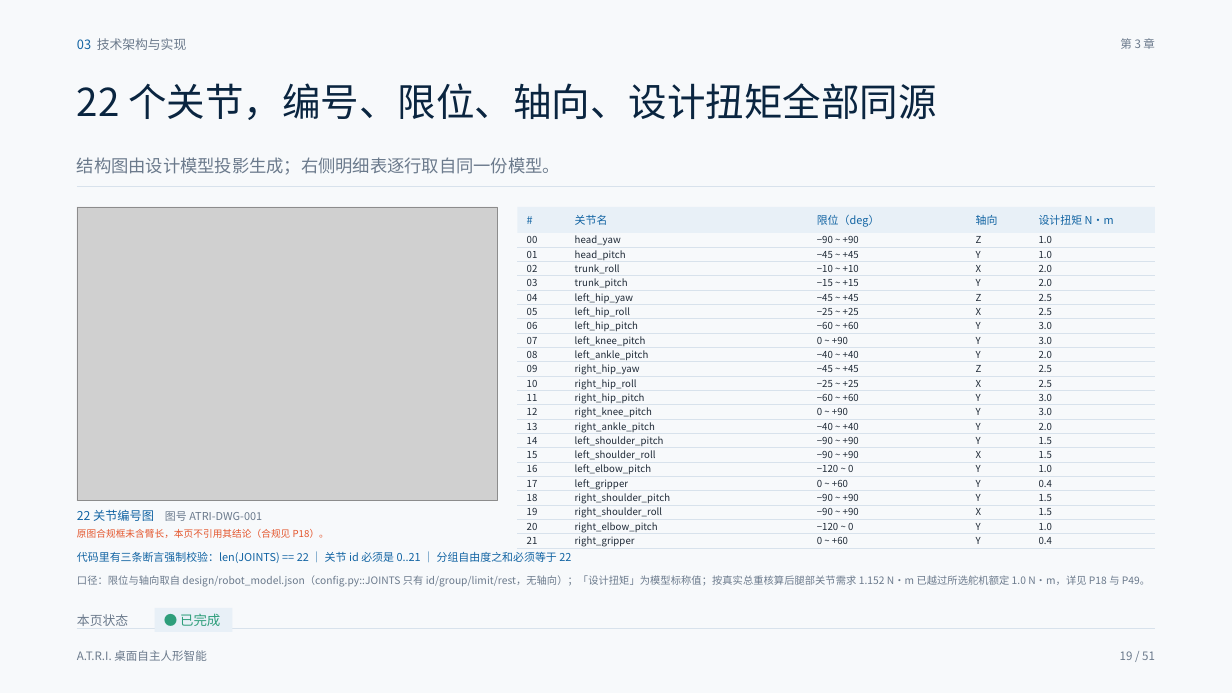
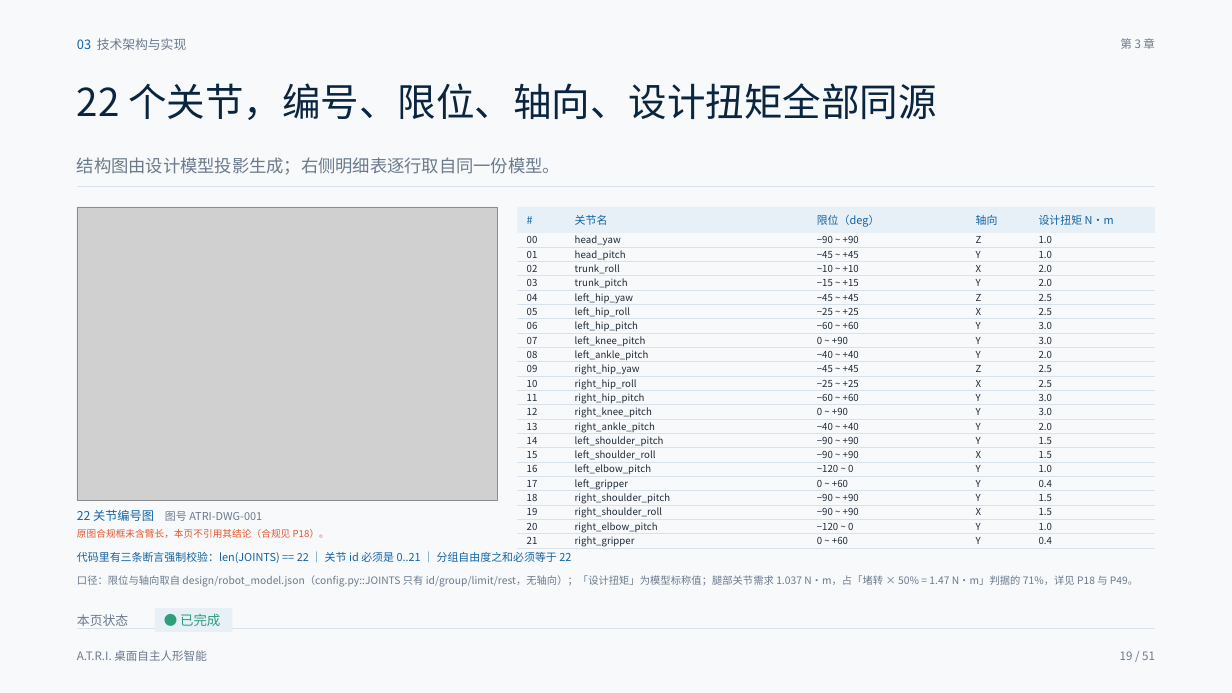
Before and after one commit to HPIline/ATRI, a slide deck: slide 19 of ppt/out/ATRI-答辩PPT-定稿.pptx. Drawn at 1232x693 pixels with LibreOffice and Linux fonts; fonts in the diff are those of the drawing; grey boxes stand for pictures. Boxes give left, top, right and bottom in pixels: in the first picture for what was removed or moved away, otherwise in the second. Text is boxed around its words. In the diff, an @@ line names an element or a change of style, - is before the commit and + after.

Commit message:
docs(sync): 全部技术方案同步到 v2 架构口径
把 v2（373 mm / 2.146 kg / 堵转×50% 判据）同步到所有现行技术文档与产出物。

文档：
- 技术方案.md / 项目综述.md / 材料上传准备.md：尺寸 37.3×19.0×12.3 cm、质量 2.146 kg、
  臂长 9.57 cm（肩→夹爪末端）、测试 169 项
- BOM与阶段性指标.md：整表重算 —— 树莓派按 2026-04 涨价后实价、补入漏掉的平衡充、
  备用舵机显式列入；三档口径 ¥3350–3950 / ¥3100–3600 / ¥2725–3260（并更正 v1「含备用舵机」
  档低于基础档的算式错误）
- 答辩PPT-逐页文案-v3.md：v3.1 修订说明 + P18 合规表/预算/测试数全部同步
- 答辩PPT-交付说明.md：新增 v3.1 再交付章节
- 答辩PPT-待回填清单.md / 答辩Q&A.md / 两个 Prompt 文档 / 外观尺寸零件设计Prompt.md
- 软件/atri/config/robot.json：size_cm/mass_kg 同步（软件侧读的模型摘要）

产出物：
- ppt/build_deck.py 同步并重新出片（51 页，版面自检 0 页问题）
- webots/worlds/atri_22dof.wbt 重新生成

顺带修掉两处工具缺陷：
- gen_urdf.py：「左臂(肩->夹爪)」标签实际从骨盆起算（77.0 mm），易被误当材料口径的臂长；
  改名为「骨盆->夹爪末端」并新增 shoulder_to_gripper_mm()（v2＝95.7 mm）
- webots 生成器：关节链原为手写常量，长期与模型不一致（腿段 190 vs 235 mm、roll/pitch 轴向对调），
  改为从 robot_model.json 派生；新增"世界关节名与模型逐一对应"的断言

注：PPT 的 PDF 未重导 —— 本机 PowerPoint/Keynote 自动化被 macOS 权限拒绝（-10004），
需人工用 PowerPoint 另存为 PDF 覆盖 ppt/out/ATRI-答辩PPT-定稿.pdf。

```diff
--- a/ppt/out/ATRI-答辩PPT-定稿.pptx
+++ b/ppt/out/ATRI-答辩PPT-定稿.pptx
@@ text at [77,575,1138,587]: text changed @@
-口径：限位与轴向取自 design/robot_model.json（config.py::JOINTS 只有 id/group/limit/rest，无轴向）；「设计扭矩」为模型标称值；按真实总重核算后腿部关节需求 1.152 N·m 已越过所选舵机额定 1.0 N·m，详见 P18 与 P49。
+口径：限位与轴向取自 design/robot_model.json（config.py::JOINTS 只有 id/group/limit/rest，无轴向）；「设计扭矩」为模型标称值；腿部关节需求 1.037 N·m，占「堵转 × 50% = 1.47 N·m」判据的 71%，详见 P18 与 P49。
```
Also in this commit, not shown: 11 other slides changed, 20 other files.
